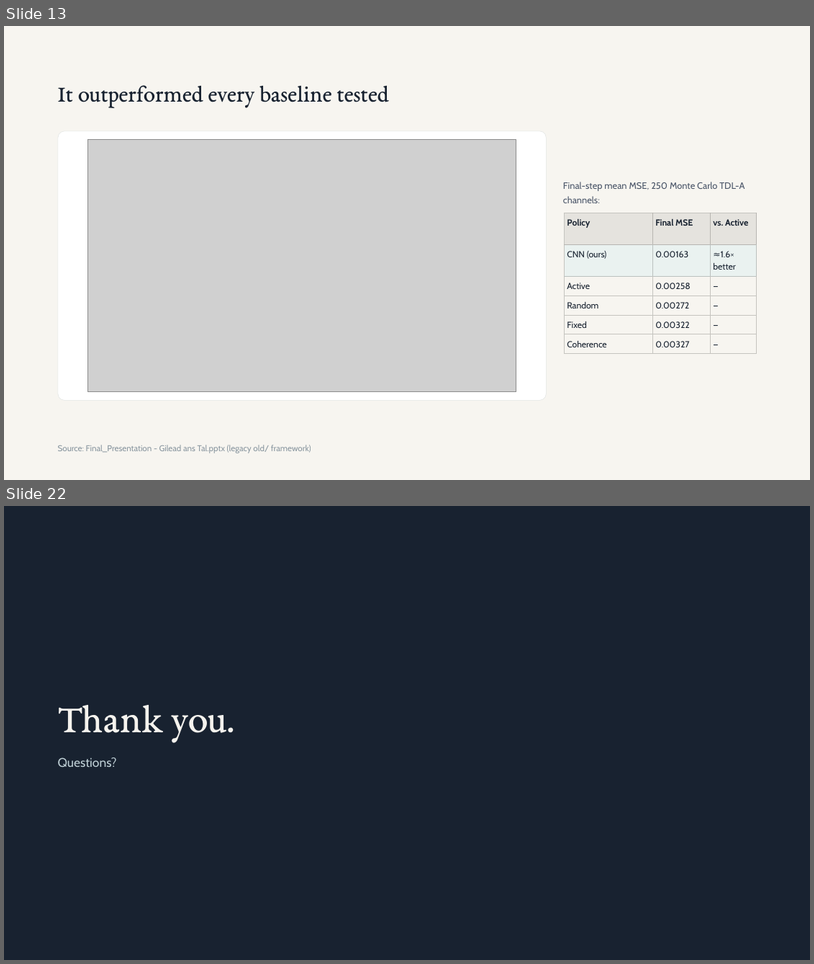
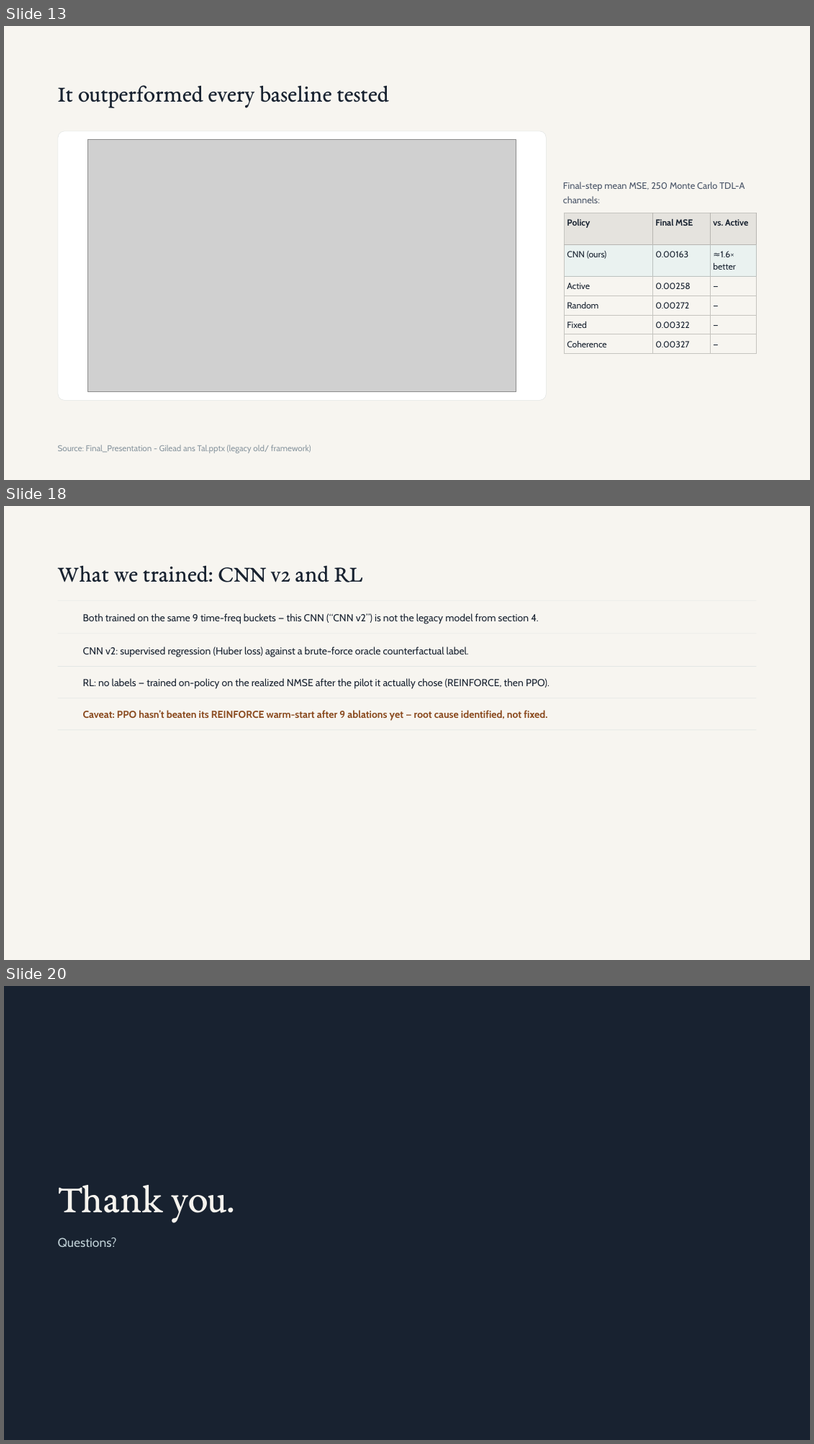
Before and after one commit to tal-pardo/model_based_pilot_allocation, a slide deck: Adaptive Pilot allocation - Research Presentation.pptx. Shown one above the other, each under a label of ours: slides 13 and 22 before the commit, slides 13, 18 and 20 after it; the slides between them are not shown. The pictures are 814x964 and 814x1444 pixels, drawn with LibreOffice and Linux fonts; fonts in the diff are those of the drawing; grey boxes stand for pictures; background and template pictures are left out. Boxes give left, top, right and bottom in pixels: in the first picture for what was removed or moved away, otherwise in the second. Text is boxed around its words. In the diff, an @@ line names an element or a change of style, - is before the commit and + after.

```diff
--- a/Adaptive Pilot allocation - Research Presentation.pptx
+++ b/Adaptive Pilot allocation - Research Presentation.pptx
@@ slide 18 added at bbox=[4, 506, 810, 960], background #F7F5F0 @@
@@ title added at bbox=[58, 566, 364, 582], 28 pt, text #182230 @@
+What we trained: CNN v2 and RL
@@ line added from (58, 600) to (756, 600), #E3E6E4 0.5 pt @@
@@ text added at bbox=[83, 613, 538, 624], 12 pt, text #182230 @@
+Both trained on the same 9 time-freq buckets — this CNN (“CNN v2”) is not the legacy model from section 4.
@@ line added from (58, 633) to (756, 633), #E3E6E4 0.5 pt @@
@@ text added at bbox=[83, 646, 469, 657], 12 pt, text #182230 @@
+CNN v2: supervised regression (Huber loss) against a brute-force oracle counterfactual label.
@@ line added from (58, 667) to (756, 667), #E3E6E4 0.5 pt @@
@@ text added at bbox=[83, 678, 550, 689], 12 pt, text #182230 @@
+RL: no labels — trained on-policy on the realized NMSE after the pilot it actually chose (REINFORCE, then PPO).
@@ line added from (58, 698) to (756, 698), #E3E6E4 0.5 pt @@
@@ text added at bbox=[83, 710, 548, 721], 12 pt, text #8A4A1E, bold @@
+Caveat: PPO hasn’t beaten its REINFORCE warm-start after 9 ablations yet — root cause identified, not fixed.
@@ line added from (58, 730) to (756, 730), #E3E6E4 0.5 pt @@
@@ what was slide 22 is now slide 20 @@
```
Also in this commit, not shown: 5 slides changed, 2 other slides added, 5 slides removed, 4 other files.
